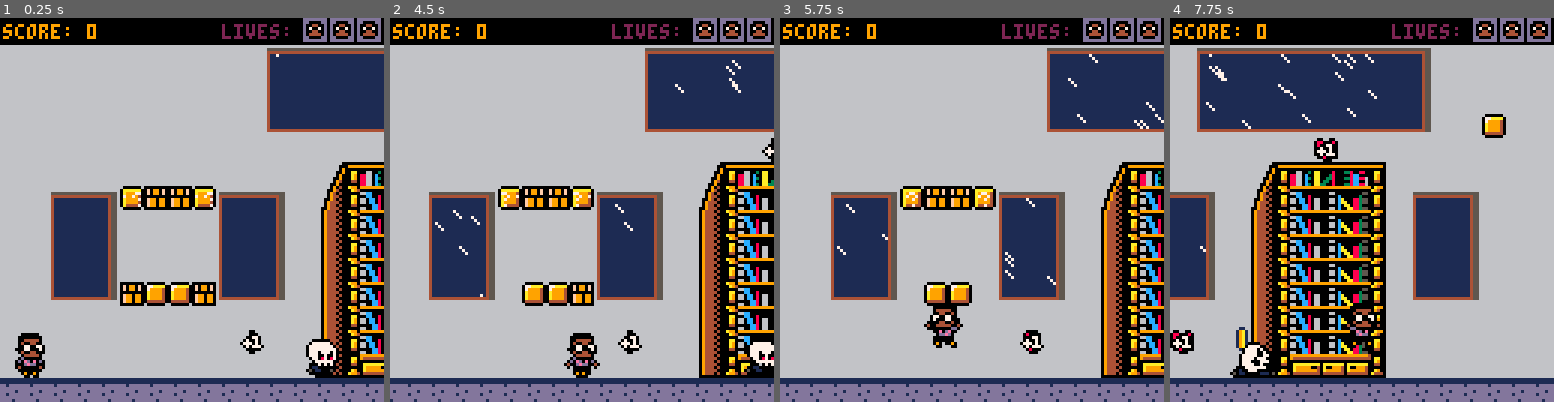
Above: before the commit, frames 1-4 (left to right).
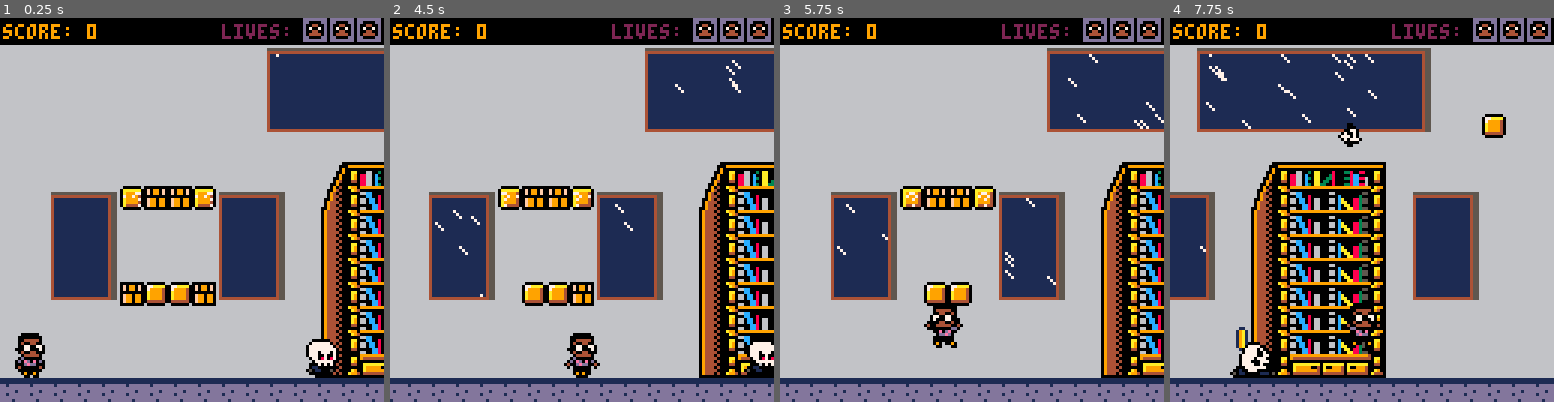
Above: after the commit, the same moments.

Repository: cwrightlibrary/pico-8
Game: PICO-8 cartridge library_game/carts/library-game.p8
Same seed, same stepped clock (60 frames per second), same inputs: the game is played once before the commit and once after it.
Inputs:
- Up to frame 1 (0.25 s): no input
- Up to frame 2 (4.5 s): tap X (X key) at 0.33, 1.07, 1.85, 2.97, 4.08 s; tap O (Z key) at 0.7, 1.7, 2.1, 2.5, 2.9, 3.3, 3.7, 4.1 s; hold Right 1.6-2.1 s; hold Up 2.15-2.42 s; hold Right 2.47-3.03 s; hold Left 3.08-3.58 s; hold Down 3.63-3.97 s; hold Right from 4.02 s (still down)
- Up to frame 3 (5.75 s): tap O (Z key) every 0.4 s from 4.5 to 5.7 s; release Right at 4.68 s; hold Up 4.73-5.03 s; hold Left 5.08-5.68 s; tap X (X key) at 5.2 s; hold Down from 5.73 s (still down)
- Up to frame 4 (7.75 s): release Down at 6.03 s; hold Right 6.08-6.58 s; tap O (Z key) every 0.4 s from 6.1 to 7.7 s; tap X (X key) at 6.32, 7.43 s; hold Right 6.63-7.13 s; hold Up 7.18-7.45 s; hold Right from 7.5 s (still down)

The runs differ from the first frame. In frame 1, 0.2% of the frame differs, in the area x 62-69%, y 81-88%; in frame 2, 0.3%; in frame 3, 0.3%; in frame 4, 0.9%, in the area x 0-50%, y 27-88%.

Commit message:
Add files via upload

Diff:
--- a/library_game/carts/library-game.p8
+++ b/library_game/carts/library-game.p8
@@ -97,20 +97,36 @@
 function life_one_update()
  if #life_one_index!=0 then
   for life_one in all(life_one_index) do
-   life_one.sp+=.15
+   life_one.sp+=.07
    if life_one.sp>=62 then
     life_one.sp=59
    end
-   if not life_one.top then
-    if life_one.y>life_one.start_height-life_one.max_height then
-     life_one.y-=.01
-     life_one.top=true
-    end
-   elseif life_one.top then
-    if life_one.y<life_one.start_height then
-     life_one.y+=.01
-     life_one.top=false
-    end
+   if life_one.y<=life_one.start_height-life_one.max_height then
+    life_one.top=true
+   elseif life_one.y>=life_one.start_height then
+    life_one.top=false
+   end
+   if life_one.top then
+    if life_one.y<life_one.start_height-(life_one.max_height/2) then
+     life_one.dy+=.015
+    else
+     life_one.dy-=.015
+    end
+   elseif not life_one.top then
+    if life_one.y>life_one.start_height-(life_one.max_height/2) then
+     life_one.dy-=.015
+    else
+     life_one.dy+=.015
+    end
+   end
+   life_one.y+=life_one.dy
+
+   if object_collide(p.x+5,p.y+1,p.x+5+p.w-8,p.y+1+p.h-1,life_one.x,life_one.y,life_one.x+life_one.w,life_one.y+life_one.h)
+   and not p.invincible then
+    life_one.y-=50
+    life_one.start_height-=50
+    p.lives+=1
+    del(life_one_index,life_one)
    end
   end
  end
@@ -1143,7 +1159,7 @@
    anim=0,
    top=false,
    start_height=objy*8,
-   max_height=5,
+   max_height=7,
    speed_down=.7,
    speed_up=.7,
   }
@@ -1330,7 +1346,7 @@
 8080808080808080808080919292929292929292938080808080808080818380808080808080808080808080808080808080808080808080808080808080808080808080808080808080808080808080808080808080808080808080808080808080808080808080808080808080808080808080808080808080808080808080
 8080808080808080808080919292929292929292938080808080808080919380808080808080808081828282828283808080808080808080808080808080808080808080808080808080808080808080808080808080808080808080808080808080808080808080808080808080808080808080808080808080808080808080
 8080808080808080808080a1a2a2a2a2a2a2a2a2a380809d80808080809193808080808080808080919292929292938a908a808080808080808080808080808080808080808080808080808080808080808080808080808080808080808080808080808080808080808080808080808080808080808080808080808080808080
-808080808080808080808080808080803b8080808080808080808080809193809d9d9d808080808091929292929293808080808080808080808080808080808080808080808080808080808080808080808080808080808080808080808080808080808080808080808080808080808080808080808080808080808080808080
+80808080808080808080808080808080803b80808080808080808080809193809d9d9d808080808091929292929293808080808080808080808080808080808080808080808080808080808080808080808080808080808080808080808080808080808080808080808080808080808080808080808080808080808080808080
 80808080808080808080808080848586878889808080808080809d908091938080809d8080808060a1a2a2a2a2a2a3808080808080808080808080808080808080808080808080808080808080808080808080808080808080808080808080808080808080808080808080808080808080808080808080808080808080808080
 80808182838a90908a8182838094959697989980818283808080808080a1a38080809d808080809d9d9d9d9d9d8080808080808080808080808080808080808080808080808080808080808080808080808080808080808080808080808080808080808080808080808080808080808080808080808080808080808080808080
 80809192938080808091929380a49596979899809192938080808080909d908080809d80808080808080808080804b4c4c4c4d4e80808080808080808080808080808080808080808080808080808080808080808080808080808080808080808080808080808080808080808080808080808080808080808080808080808080
@@ -1338,7 +1354,7 @@
 80809192938080808091929380a495969798998091929380808080808080808080809d80808080808080808080804f7f7f7f5f5e80808080808080808080808080808080808080808080808080808080808080808080808080808080808080808080808080808080808080808080808080808080808080808080808080808080
 8080a1a2a3909d9d90a1a2a380a4959697989980a1a2a3808080808a8080808a80809d8a9d8a9d808080808080804f7f7f7f5f5e80808080808080808080808080808080808080808080808080808080808080808080808080808080808080808080808080808080808080808080808080808080808080808080808080808080
 80808080808080808080808080a4959697989980808080808080808080808080808080808080808080804b4c4c4c4c4c7a4a5f5e80808080808080808080808080808080808080808080808080808080808080808080808080808080808080808080808080808080808080808080808080808080808080808080808080808080
-808080808080808080803b8040a4959697989980808080808080808080808080808040808080808080804f7f7f7f7f7f5f5a5f5e80808080808080808080808080808080808080808080808080808080808080808080808080808080808080808080808080808080808080808080808080808080808080808080808080808080
+80808080808080808080808040a4959697989980808080808080808080808080808040808080808080804f7f7f7f7f7f5f5a5f5e80808080808080808080808080808080808080808080808080808080808080808080808080808080808080808080808080808080808080808080808080808080808080808080808080808080
 80808080808080808080808080b4a5a6a7a8a980808060808080808080808080808080808080808080805b5c5c5c5c5c5d6a5d5e80808080808080808080808080808080808080808080808080808080808080808080808080808080808080808080808080808080808080808080808080808080808080808080808080808080
 a0a0a0a0a0a0a0a0a0a0a0a0a0a0a0a0a0a0a0a0a0a0a0a0a0a0a0a0a0a0a0a0a0a0a0a0a0a0a0a0a0a0a0a0a0a0a0a0a0a0a0a0a0a0a0a0a0a0a0a0a0a0a0a0a0a0a0a0a0a0a0a0a0a0a0a0a0a0a0a0a0a0a0a0a0a0a0a0a0a0a0a0a0a0a0a0a0a0a0a0a0a0a0a0a0a0a0a0a0a0a0a0a0a0a0a0a0a0a0a0a0a0a0a0a0a0a0a0
 
